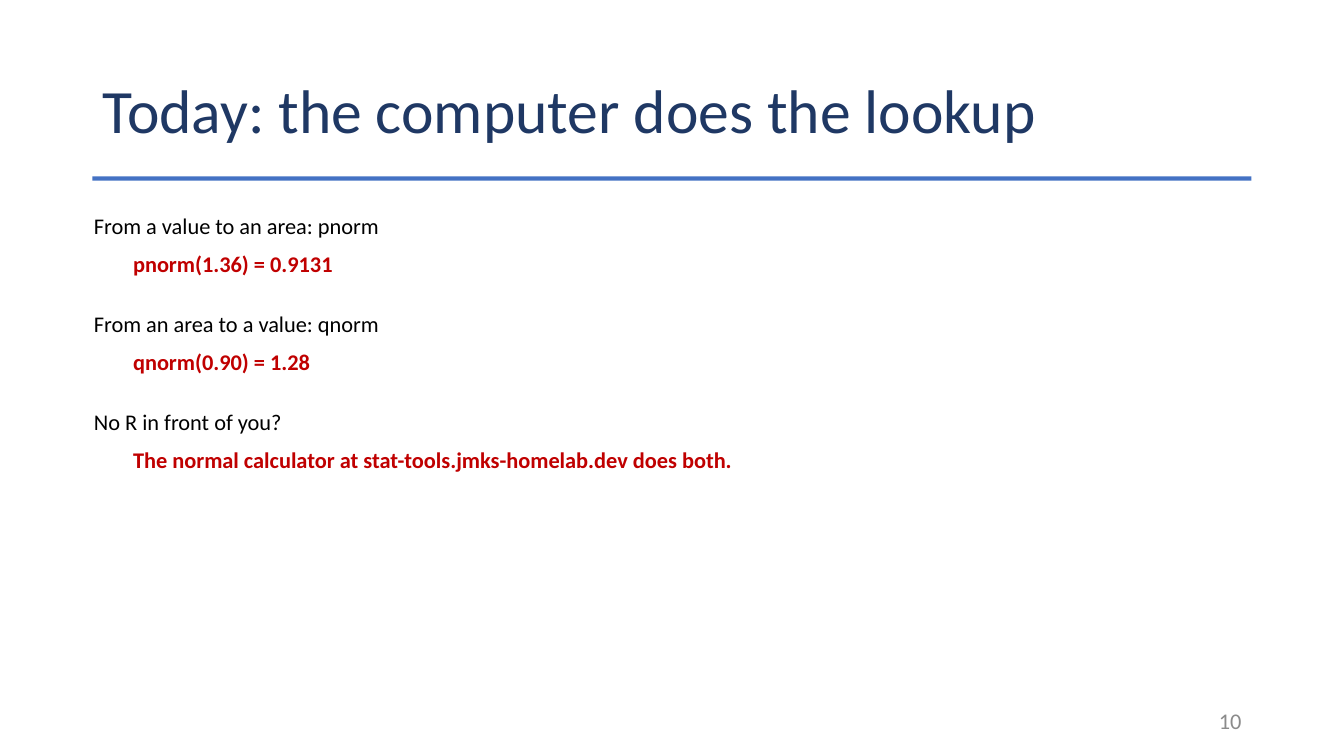
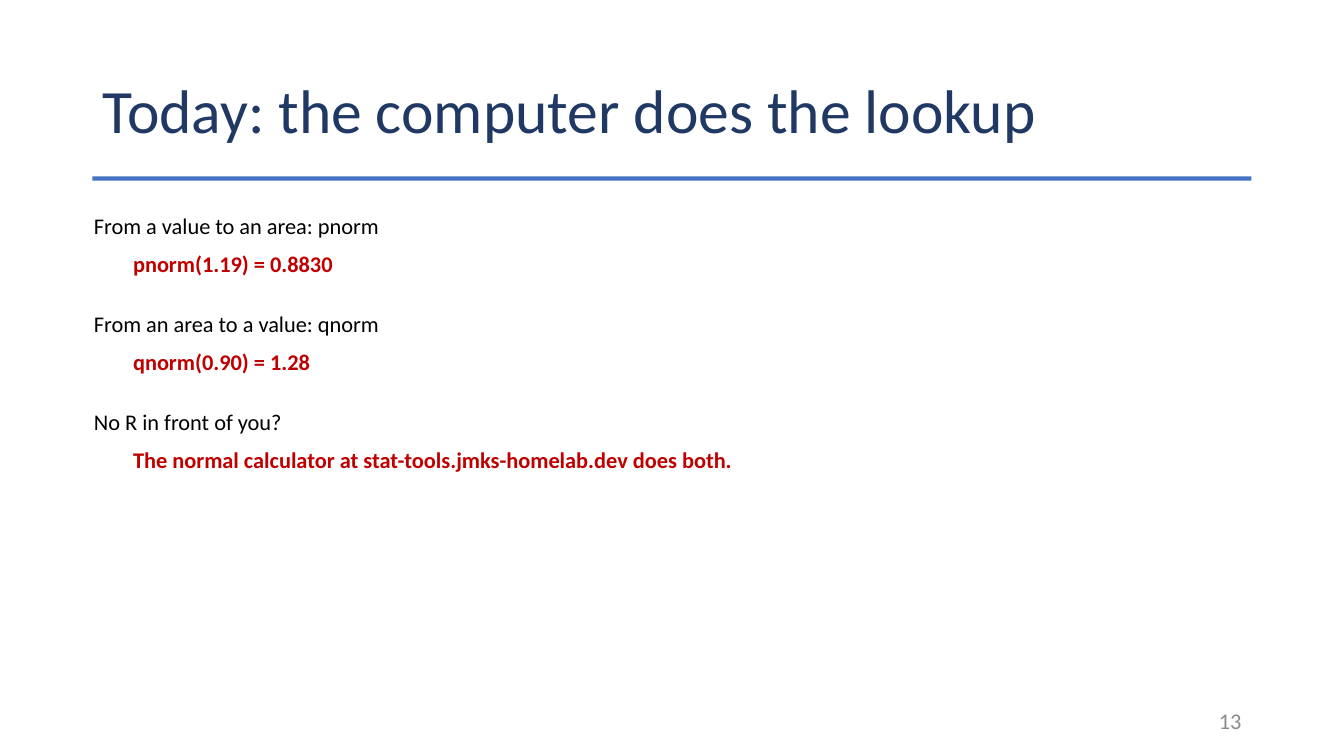
Before and after one commit to Jarred6068/Kvamme_UI_STAT251, a slide deck: slide 13 of docs/lecture_slides/Week 6/Week6_Lecture13_Slides_9_30_2026.pptx (slide 10 before the commit). Drawn at 1344x756 pixels with LibreOffice and Linux fonts; fonts in the diff are those of the drawing. Boxes give left, top, right and bottom in pixels: in the first picture for what was removed or moved away, otherwise in the second. Text is boxed around its words. In the diff, an @@ line names an element or a change of style, - is before the commit and + after.

```diff
--- a/docs/lecture_slides/Week 6/Week6_Lecture13_Slides_9_30_2026.pptx
+++ b/docs/lecture_slides/Week 6/Week6_Lecture13_Slides_9_30_2026.pptx
@@ text at [133, 255, 333, 276]: text changed @@
-pnorm(1.36) = 0.9131
+pnorm(1.19) = 0.8830
@@ page number at [1219, 714, 1242, 729]: text changed @@
-10
+13
```
Also in this commit, not shown: 9 other slides changed, 8 slides added, 42 other files.
